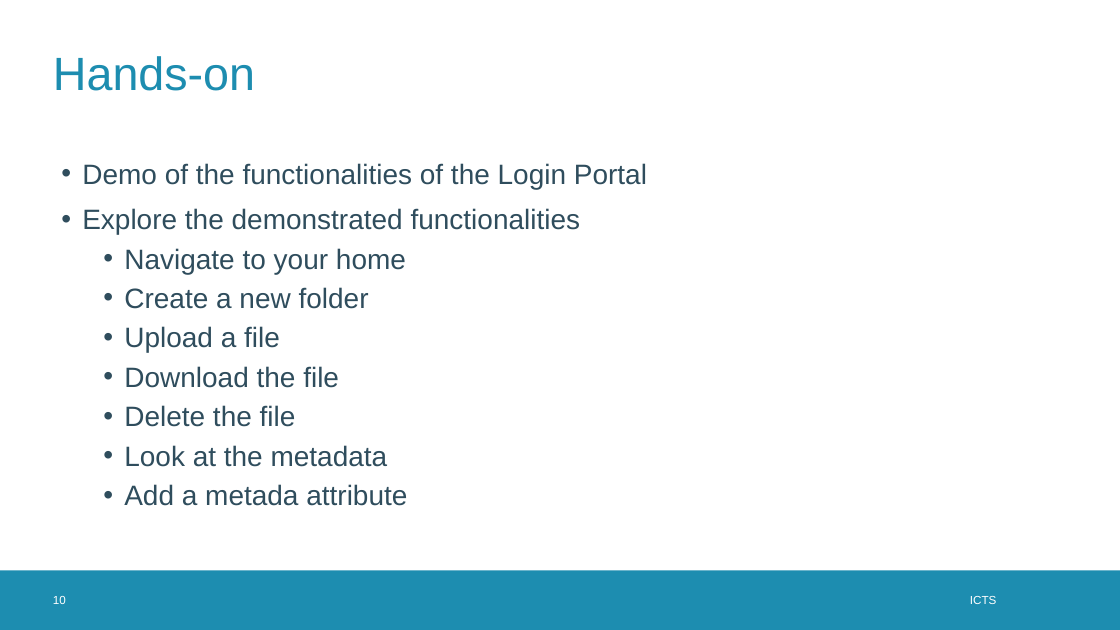
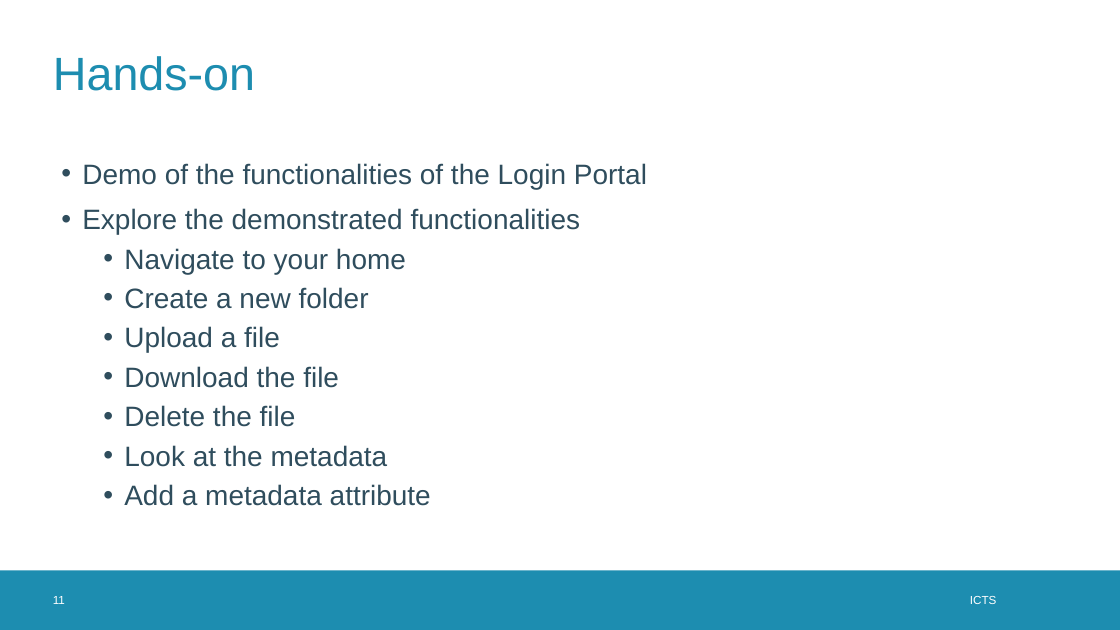
Before and after one commit to hpcleuven/iRODS-local-admin-training, a slide deck: slide 11 of 03_KULeuven-testbed-infrastructuur.pptx (slide 10 before the commit). Drawn at 1120x630 pixels with LibreOffice and Linux fonts; fonts in the diff are those of the drawing; background and template pictures are left out. Boxes give left, top, right and bottom in pixels: in the first picture for what was removed or moved away, otherwise in the second. Text is boxed around its words. In the diff, an @@ line names an element or a change of style, - is before the commit and + after.

```diff
--- a/03_KULeuven-testbed-infrastructuur.pptx
+++ b/03_KULeuven-testbed-infrastructuur.pptx
@@ text at [124, 484, 431, 506]: text changed @@
-  • Add a metada attribute
+  • Add a metadata attribute
@@ page number at [53, 596, 65, 604]: text changed @@
-10
+11
```
Also in this commit, not shown: 3 other slides changed, 1 slide added, 4 other files.
